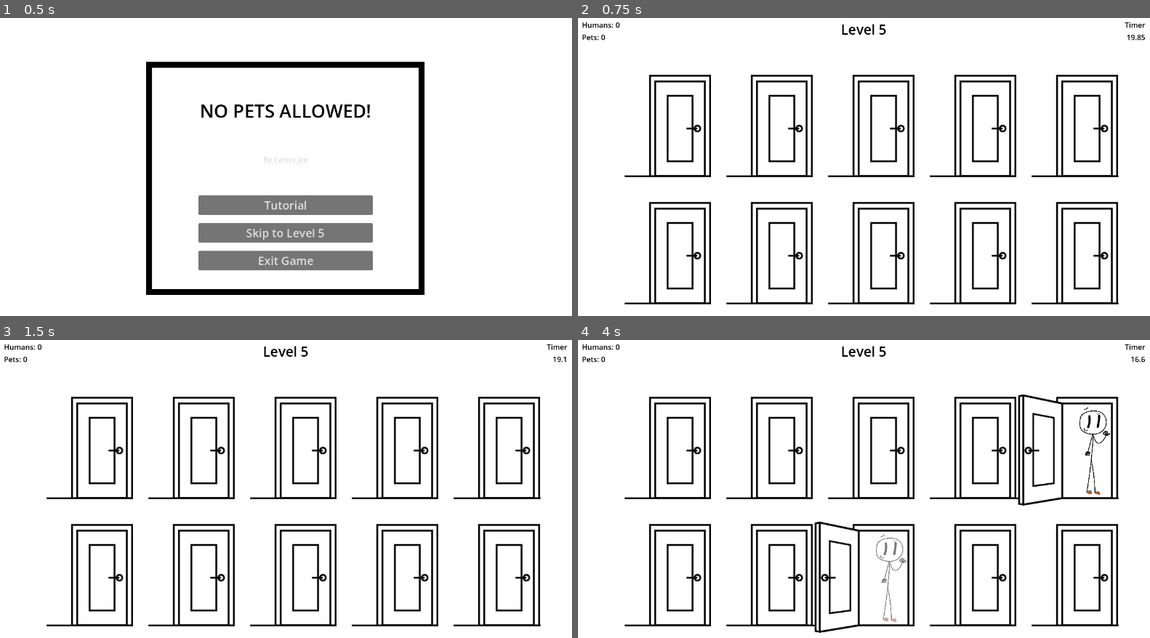
Above: before the commit, frames 1-4 (two rows, left to right).
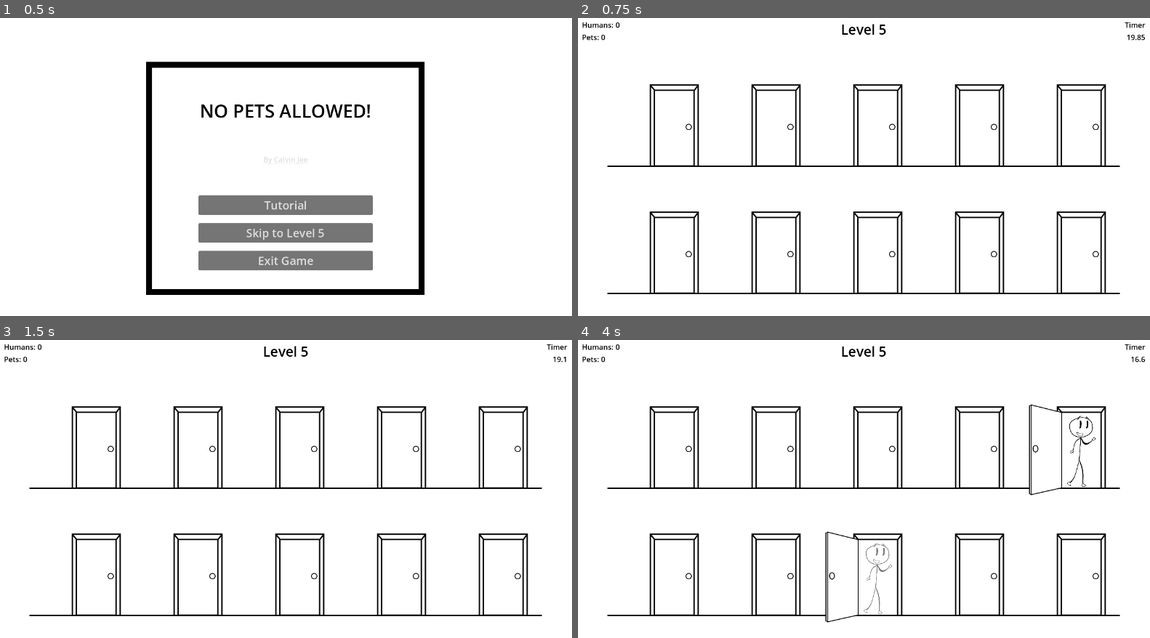
Above: after the commit, the same moments.

Repository: cjee246/NoPetsAllowed
Game: Godot game, scene res://scenes/main/title_screen.tscn
Same seed, same stepped clock (60 frames per second), same inputs: the game is played once before the commit and once after it.
Inputs (mouse positions are in pixels of both pictures, inside the frame that each line leads up to):
- Up to frame 1 (0.5 s): no input
- Up to frame 2 (0.75 s): click "Skip to Level 5" at 0.5 s
- Up to frame 3 (1.5 s): tap Enter at 1.25 s; move the mouse to (85, 447) at 1.27 s; click (85, 447) at 1.42 s
- Up to frame 4 (4 s): move the mouse to (766, 447) at 2.02 s; click (766, 447) at 2.17 s; move the mouse to (864, 447) at 2.77 s; click (864, 447) at 2.92 s; move the mouse to (966, 447) at 3.52 s; click (966, 447) at 3.67 s

Frame 1 is identical in both runs. In frame 2, 14% of the frame differs, in the area x 5-95%, y 19-97%; in frame 3, 14%; in frame 4, 16%, in the area x 5-95%, y 18-99%.

Commit message:
implemented visual assets

Diff:
--- a/no-pets-allowed/scenes/objects/door.gd
+++ b/no-pets-allowed/scenes/objects/door.gd
@@ -107,7 +107,7 @@
 
 func spawn_object(object_scene: PackedScene):
 	var object = object_scene.instantiate()
-	object.position = Vector2(120, 20)
+	object.position = Vector2(160, 20)
 	$Objects/Waiting.add_child(object)
 
 func _on_area_2d_input_event(viewport: Node, event: InputEvent, shape_idx: int) -> void:
--- a/no-pets-allowed/scenes/objects/door.tscn
+++ b/no-pets-allowed/scenes/objects/door.tscn
@@ -1,25 +1,15 @@
-[gd_scene load_steps=8 format=3 uid="uid://bs1scwi8yq7di"]
+[gd_scene load_steps=7 format=3 uid="uid://bs1scwi8yq7di"]
 
 [ext_resource type="Script" uid="uid://d1rcei51jqt88" path="res://scenes/objects/door.gd" id="1_1mxlq"]
-[ext_resource type="Texture2D" uid="uid://caf0synom7r0y" path="res://assets/visual/temp/doors.jpg" id="1_j1tmq"]
-
-[sub_resource type="AtlasTexture" id="AtlasTexture_iyt8p"]
-atlas = ExtResource("1_j1tmq")
-region = Rect2(110, 405, 375, 420)
-
-[sub_resource type="AtlasTexture" id="AtlasTexture_bvl87"]
-atlas = ExtResource("1_j1tmq")
-region = Rect2(983, 405, 375, 420)
-
-[sub_resource type="AtlasTexture" id="AtlasTexture_1raip"]
-atlas = ExtResource("1_j1tmq")
-region = Rect2(485, 405, 375, 420)
+[ext_resource type="Texture2D" uid="uid://cktkhorybqjc0" path="res://assets/visual/photoshop/door_closed.png" id="2_aji8h"]
+[ext_resource type="Texture2D" uid="uid://bhwlyw1o13pif" path="res://assets/visual/photoshop/door_open.png" id="3_w0irj"]
+[ext_resource type="Texture2D" uid="uid://vkp3ttuqpgwn" path="res://assets/visual/photoshop/door_ajar.png" id="4_vedx6"]
 
 [sub_resource type="SpriteFrames" id="SpriteFrames_2yfih"]
 animations = [{
 "frames": [{
 "duration": 1.0,
-"texture": SubResource("AtlasTexture_iyt8p")
+"texture": ExtResource("2_aji8h")
 }],
 "loop": true,
 "name": &"closed",
@@ -27,13 +17,13 @@
 }, {
 "frames": [{
 "duration": 1.0,
-"texture": SubResource("AtlasTexture_bvl87")
+"texture": ExtResource("3_w0irj")
 }, {
 "duration": 1.0,
-"texture": SubResource("AtlasTexture_1raip")
+"texture": ExtResource("4_vedx6")
 }, {
 "duration": 1.0,
-"texture": SubResource("AtlasTexture_iyt8p")
+"texture": ExtResource("2_aji8h")
 }],
 "loop": false,
 "name": &"closing",
@@ -41,21 +31,13 @@
 }, {
 "frames": [{
 "duration": 1.0,
-"texture": SubResource("AtlasTexture_bvl87")
-}],
-"loop": true,
-"name": &"open",
-"speed": 5.0
-}, {
-"frames": [{
-"duration": 1.0,
-"texture": SubResource("AtlasTexture_iyt8p")
+"texture": ExtResource("2_aji8h")
 }, {
 "duration": 1.0,
-"texture": SubResource("AtlasTexture_1raip")
+"texture": ExtResource("4_vedx6")
 }, {
 "duration": 1.0,
-"texture": SubResource("AtlasTexture_bvl87")
+"texture": ExtResource("3_w0irj")
 }],
 "loop": false,
 "name": &"opening",
@@ -63,7 +45,7 @@
 }]
 
 [sub_resource type="RectangleShape2D" id="RectangleShape2D_m2g3c"]
-size = Vector2(351, 378)
+size = Vector2(289, 336)
 
 [node name="Door" type="Node2D"]
 script = ExtResource("1_1mxlq")
@@ -84,7 +66,7 @@
 [node name="Area2D" type="Area2D" parent="."]
 
 [node name="CollisionShape2D" type="CollisionShape2D" parent="Area2D"]
-position = Vector2(197, 206)
+position = Vector2(189.5, 214)
 shape = SubResource("RectangleShape2D_m2g3c")
 
 [node name="Objects" type="Node2D" parent="."]
--- a/no-pets-allowed/scenes/objects/human.tscn
+++ b/no-pets-allowed/scenes/objects/human.tscn
@@ -1,15 +1,15 @@
 [gd_scene load_steps=4 format=3 uid="uid://bpkasvfhs2top"]
 
 [ext_resource type="Script" uid="uid://bimjbknq338su" path="res://scenes/objects/object.gd" id="1_kexcp"]
-[ext_resource type="Texture2D" uid="uid://baoyrb26d1xiq" path="res://assets/visual/temp/stickperson.png" id="1_xaixr"]
+[ext_resource type="Texture2D" uid="uid://tpxoqr0ivecq" path="res://assets/visual/photoshop/person.png" id="2_x4tml"]
 
 [sub_resource type="SpriteFrames" id="SpriteFrames_62aae"]
 animations = [{
 "frames": [{
 "duration": 1.0,
-"texture": ExtResource("1_xaixr")
+"texture": ExtResource("2_x4tml")
 }],
-"loop": true,
+"loop": false,
 "name": &"default",
 "speed": 5.0
 }]
@@ -20,8 +20,8 @@
 script = ExtResource("1_kexcp")
 
 [node name="AnimatedSprite2D" type="AnimatedSprite2D" parent="."]
-position = Vector2(153, 197)
-scale = Vector2(0.5, 0.5)
+position = Vector2(73, 198)
+scale = Vector2(0.42, 0.42)
 sprite_frames = SubResource("SpriteFrames_62aae")
 
 [node name="Timer" type="Timer" parent="."]
--- a/no-pets-allowed/scenes/objects/object.gd
+++ b/no-pets-allowed/scenes/objects/object.gd
@@ -1,6 +1,7 @@
 extends Node2D
 
 @onready var timer: Timer = $Timer
+@onready var sprite: AnimatedSprite2D = $AnimatedSprite2D
 
 # Called when the node enters the scene tree for the first time.
 func _ready() -> void:
@@ -12,6 +13,7 @@
 
 func _on_timer_timeout() -> void:
 	var tween = create_tween().set_parallel(true)
+	sprite.flip_h = true
 	tween.tween_property(self, 'position', position + Vector2(-500, 0), 2.0)
 	tween.tween_property(self, 'modulate:a', 0, 1.0)
 	await tween.finished
--- a/no-pets-allowed/scenes/objects/pet.tscn
+++ b/no-pets-allowed/scenes/objects/pet.tscn
@@ -1,13 +1,13 @@
 [gd_scene load_steps=4 format=3 uid="uid://nlg5bgtq6brj"]
 
-[ext_resource type="Texture2D" uid="uid://cqqbfk17a8aem" path="res://assets/visual/temp/stickdog.png" id="1_af48n"]
 [ext_resource type="Script" uid="uid://bimjbknq338su" path="res://scenes/objects/object.gd" id="1_dxfui"]
+[ext_resource type="Texture2D" uid="uid://c455tou2wng2n" path="res://assets/visual/photoshop/pet.png" id="2_107uo"]
 
 [sub_resource type="SpriteFrames" id="SpriteFrames_38dsw"]
 animations = [{
 "frames": [{
 "duration": 1.0,
-"texture": ExtResource("1_af48n")
+"texture": ExtResource("2_107uo")
 }],
 "loop": true,
 "name": &"default",
@@ -18,8 +18,8 @@
 script = ExtResource("1_dxfui")
 
 [node name="AnimatedSprite2D" type="AnimatedSprite2D" parent="."]
-position = Vector2(142, 190)
-scale = Vector2(0.6, 0.6)
+position = Vector2(88, 193)
+scale = Vector2(0.5, 0.5)
 sprite_frames = SubResource("SpriteFrames_38dsw")
 
 [node name="Timer" type="Timer" parent="."]
Not shown, added: no-pets-allowed/assets/visual/photoshop/door_ajar.png.import
Not shown, added: no-pets-allowed/assets/visual/photoshop/door_closed.png.import
Not shown, added: no-pets-allowed/assets/visual/photoshop/door_open.png.import
Not shown, added: no-pets-allowed/assets/visual/photoshop/person.png.import
Not shown, added: no-pets-allowed/assets/visual/photoshop/pet.png.import
